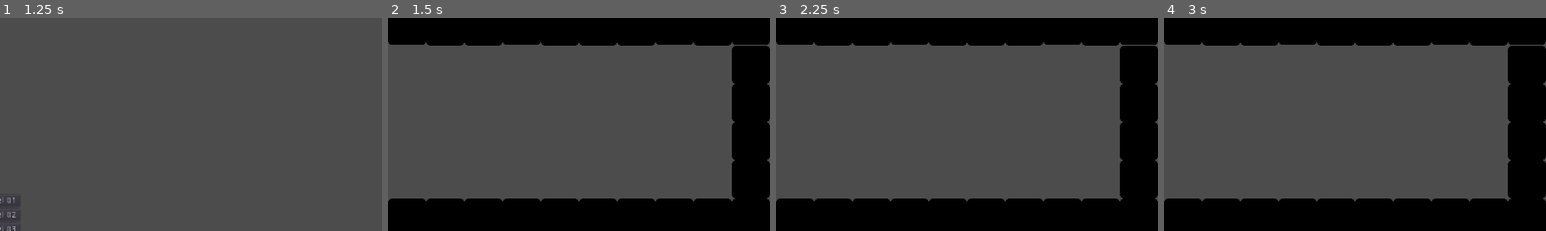
Above: before the commit, frames 1-4 (left to right).
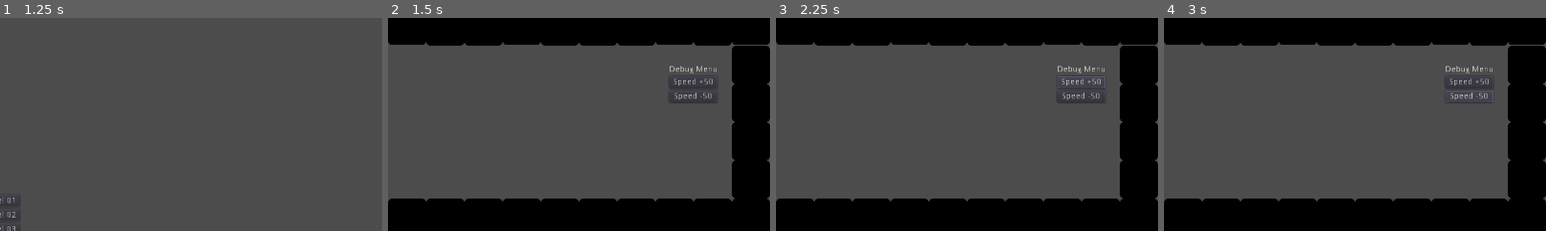
Above: after the commit, the same moments.

Repository: why-is-wy-taken/bonk-chonk
Game: Godot game, scene res://TitleMenu.tscn
Two runs of this game, one before a commit and one after it. Both use one fixed random seed, a clock stepped at 60 frames per second and the inputs below. The engine's default icon, where the game draws it, is replaced by a stand-in: a white triangle on a blue panel in a dark square.
Inputs (mouse positions are % of the whole screen's width and height, from its top left):
- Up to frame 1 (1.25 s): click "Start Game" at 0.5 s
- Up to frame 2 (1.5 s): click "Level 01" at 1.25 s
- Up to frame 3 (2.25 s): click (90, 18) at 2 s, where only the run after the commit has a clickable "Speed +50"
- Up to frame 4 (3 s): click (90, 21) at 2.75 s, where only the run after the commit has a clickable "Speed -50"
The pictures show only the part of the screen within x 50-100%, y 2-52%; the shares and areas given below are measured in that part.

Frame 1 is identical in both runs. In frame 2, 0.4% of the frame differs, in the area x 73-86%, y 22-40%; in frame 3, 0.5%; in frame 4, 0.5%, in the area x 73-87%, y 22-40%.

Commit message:
Multiple: - Updated gitignore - Added debug menu

Diff:
--- a/assets/scripts/Player.gd
+++ b/assets/scripts/Player.gd
@@ -2,21 +2,30 @@
 extends KinematicBody2D
 
 const UP = Vector2(0, -1)
-const SPEED = 400
-const JUMP_HEIGHT = -450
+var speed = 400
 var motion = Vector2()
+
+# Debug shit
+var title = "Bonk Chonk WIP Pre-Alpha"
+func _on_SpeedUp_pressed():
+	speed += 50
+func _on_SpeedDown_pressed():
+	speed -= 50
+func _on_SpeedLabel_draw():
+	pass
+
 
 func _physics_process(delta):
 
 	if motion == Vector2(0, 0):
 		if Input.is_action_just_pressed("ui_right"):
-			motion.x = SPEED
+			motion.x = speed
 		elif Input.is_action_just_pressed("ui_left"):
-			motion.x = -SPEED
+			motion.x = -speed
 		elif Input.is_action_just_pressed("ui_up"):
-			motion.y = -SPEED
+			motion.y = -speed
 		elif Input.is_action_just_pressed("ui_down"):
-			motion.y = SPEED
+			motion.y = speed
 
 	if is_on_floor():
 		var _motion = Vector2(0, 0)
@@ -25,8 +34,8 @@
 		print(motion)
 
 	motion = move_and_slide(motion, UP)
-	pass
 
-	# Debug button to easily quit (end)
+	# Other debug shit
 	if Input.is_action_pressed("select"):
 		get_tree().quit()
+	OS.set_window_title(title + " | speed: " + str(speed) + " | FPS: " + str(Engine.get_frames_per_second()))
--- /dev/null
+++ b/debug-shit/DebugMenu.tscn
@@ -0,0 +1,43 @@
+[gd_scene format=2]
+
+[node name="DebugMenu" type="Control"]
+anchor_left = 0.8
+anchor_right = 1.0
+anchor_bottom = 0.355556
+__meta__ = {
+"_edit_use_anchors_": true
+}
+
+[node name="CenterContainer" type="CenterContainer" parent="."]
+anchor_right = 1.0
+anchor_bottom = 1.0
+__meta__ = {
+"_edit_use_anchors_": false
+}
+
+[node name="VBoxContainer" type="VBoxContainer" parent="CenterContainer"]
+margin_left = 87.0
+margin_top = 97.0
+margin_right = 168.0
+margin_bottom = 159.0
+__meta__ = {
+"_edit_use_anchors_": false
+}
+
+[node name="Label" type="Label" parent="CenterContainer/VBoxContainer"]
+margin_right = 81.0
+margin_bottom = 14.0
+text = "Debug Menu"
+align = 1
+
+[node name="SpeedUp" type="Button" parent="CenterContainer/VBoxContainer"]
+margin_top = 18.0
+margin_right = 81.0
+margin_bottom = 38.0
+text = "Speed +50"
+
+[node name="SpeedDown" type="Button" parent="CenterContainer/VBoxContainer"]
+margin_top = 42.0
+margin_right = 81.0
+margin_bottom = 62.0
+text = "Speed -50"
--- a/levels/Level01.tscn
+++ b/levels/Level01.tscn
@@ -1143,3 +1143,47 @@
 
 [node name="Disclaimer" parent="." instance=ExtResource( 5 )]
 margin_right = 335.0
+
+[node name="DebugMenu" type="Control" parent="."]
+anchor_left = 0.8
+anchor_right = 1.0
+anchor_bottom = 0.355556
+__meta__ = {
+"_edit_use_anchors_": true
+}
+
+[node name="CenterContainer" type="CenterContainer" parent="DebugMenu"]
+anchor_right = 1.0
+anchor_bottom = 1.0
+__meta__ = {
+"_edit_use_anchors_": false
+}
+
+[node name="VBoxContainer" type="VBoxContainer" parent="DebugMenu/CenterContainer"]
+margin_left = 87.0
+margin_top = 97.0
+margin_right = 168.0
+margin_bottom = 159.0
+__meta__ = {
+"_edit_use_anchors_": false
+}
+
+[node name="Label" type="Label" parent="DebugMenu/CenterContainer/VBoxContainer"]
+margin_right = 81.0
+margin_bottom = 14.0
+text = "Debug Menu"
+align = 1
+
+[node name="SpeedUp" type="Button" parent="DebugMenu/CenterContainer/VBoxContainer"]
+margin_top = 18.0
+margin_right = 81.0
+margin_bottom = 38.0
+text = "Speed +50"
+
+[node name="SpeedDown" type="Button" parent="DebugMenu/CenterContainer/VBoxContainer"]
+margin_top = 42.0
+margin_right = 81.0
+margin_bottom = 62.0
+text = "Speed -50"
+[connection signal="pressed" from="DebugMenu/CenterContainer/VBoxContainer/SpeedUp" to="Player" method="_on_SpeedUp_pressed"]
+[connection signal="pressed" from="DebugMenu/CenterContainer/VBoxContainer/SpeedDown" to="Player" method="_on_SpeedDown_pressed"]
--- a/project.godot
+++ b/project.godot
@@ -23,6 +23,8 @@
 
 window/size/width=1280
 window/size/height=720
+window/size/test_width=858
+window/size/test_height=480
 window/stretch/mode="2d"
 window/stretch/aspect="keep"
 
Not shown, changed: export_presets.cfg
Not shown, changed: .gitignore
Not shown, added: bin/bonk.exe
